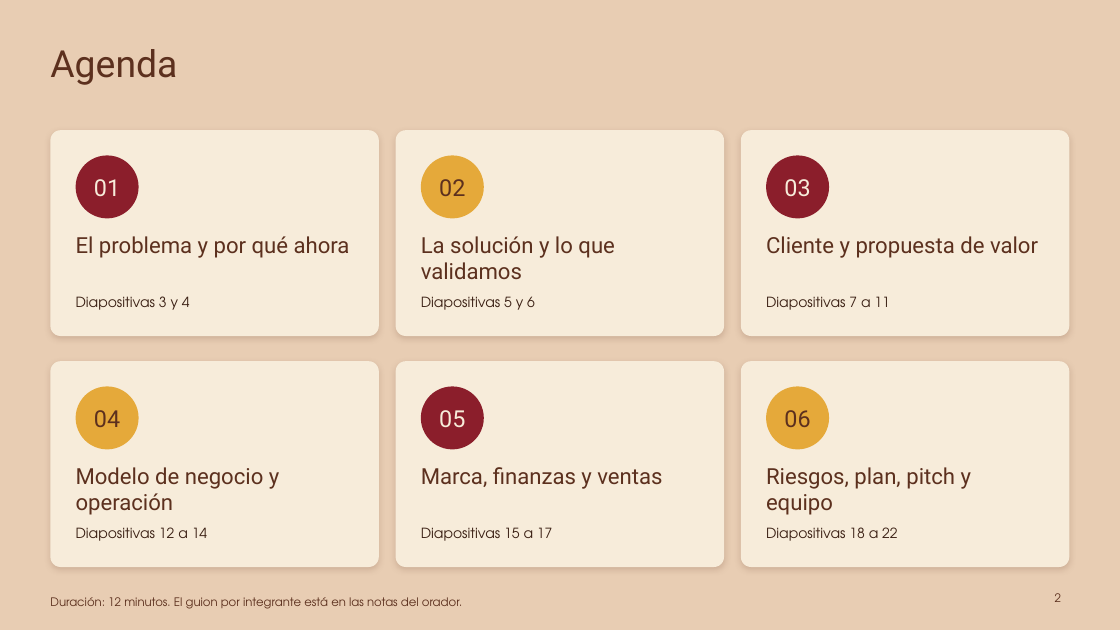
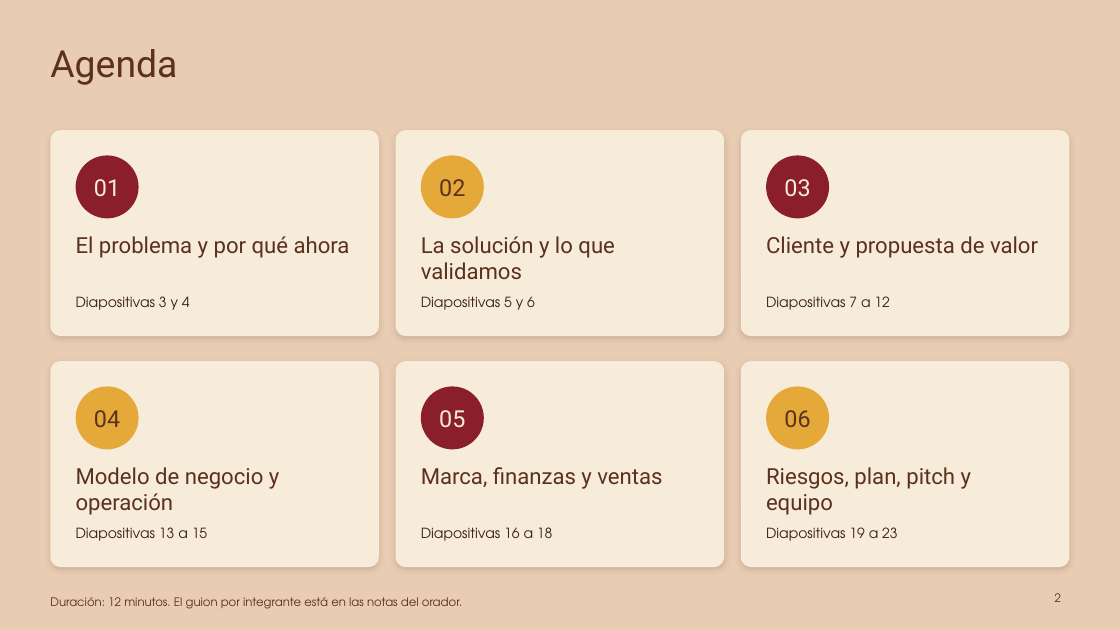
Before and after one commit to Darknow-web/Desarrollo-y-lanzamiento-de-producto-y-marca, a slide deck: slide 2 of 04-reformulacion/T1-presentacion-AndiBite-2-0.pptx. Drawn at 1120x630 pixels with LibreOffice and Linux fonts; fonts in the diff are those of the drawing. Boxes give left, top, right and bottom in pixels: in the first picture for what was removed or moved away, otherwise in the second. Text is boxed around its words. In the diff, an @@ line names an element or a change of style, - is before the commit and + after.

```diff
--- a/04-reformulacion/T1-presentacion-AndiBite-2-0.pptx
+++ b/04-reformulacion/T1-presentacion-AndiBite-2-0.pptx
@@ text at (766,296,890,310): text changed @@
-Diapositivas 7 a 11
+Diapositivas 7 a 12
@@ text at (76,527,207,541): text changed @@
-Diapositivas 12 a 14
+Diapositivas 13 a 15
@@ text at (421,527,552,541): text changed @@
-Diapositivas 15 a 17
+Diapositivas 16 a 18
@@ text at (766,527,897,541): text changed @@
-Diapositivas 18 a 22
+Diapositivas 19 a 23
```
Also in this commit, not shown: 1 slide added, 14 other files.
